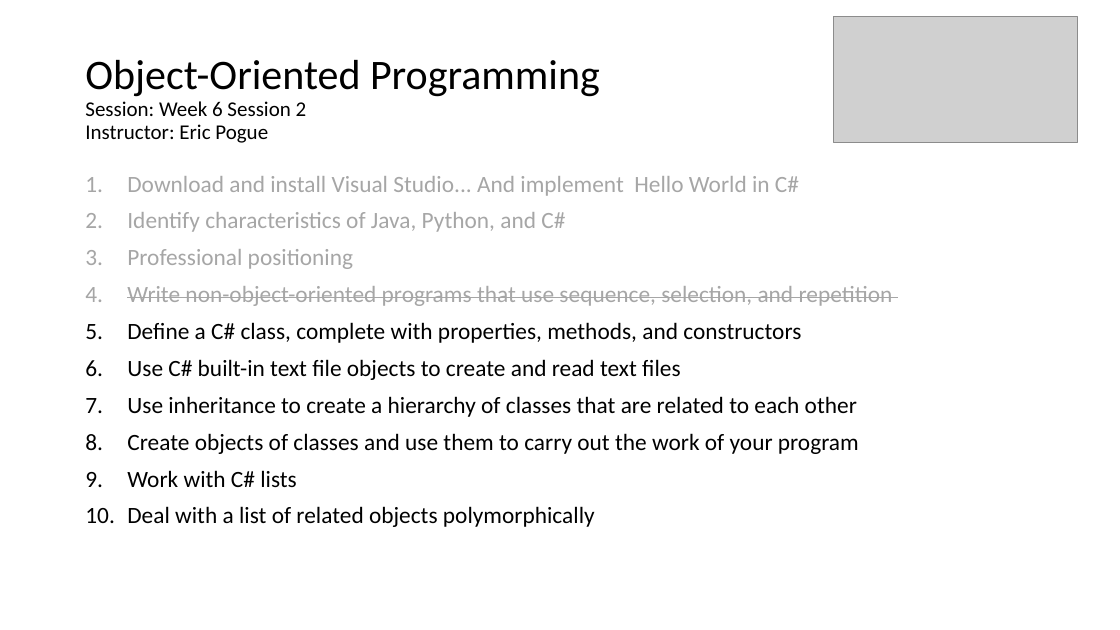
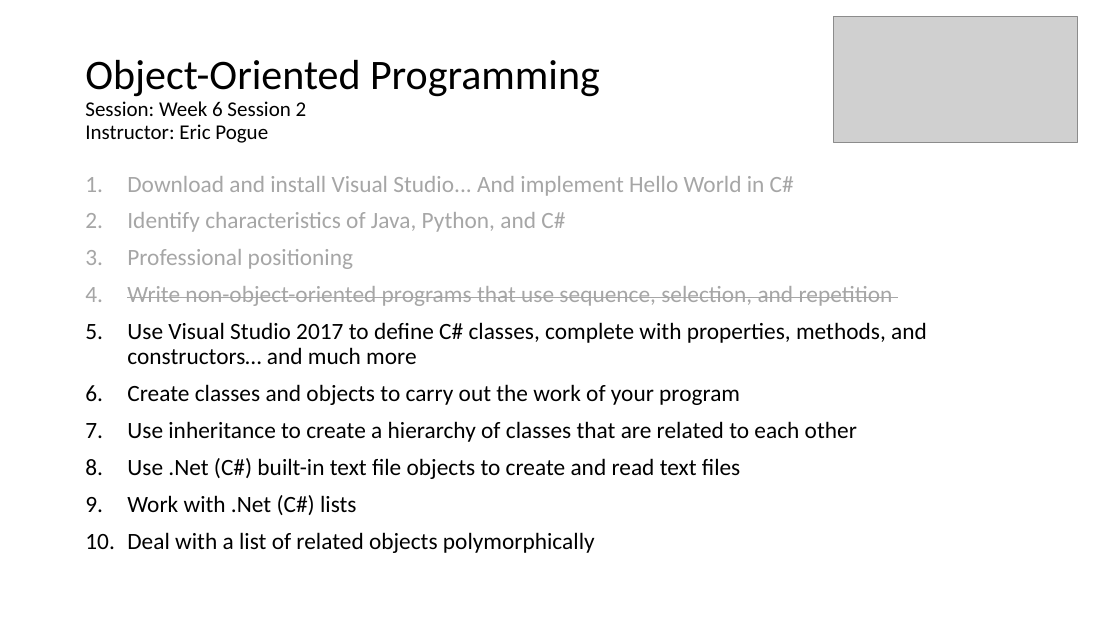
Before and after one commit to EricJPogue/www-epogue-info, a slide deck: slide 13 of CPSC-24500/Week06/2017SpringW06Slides.pptx. Drawn at 1120x630 pixels with LibreOffice and Linux fonts; fonts in the diff are those of the drawing; grey boxes stand for pictures. Boxes give left, top, right and bottom in pixels: in the first picture for what was removed or moved away, otherwise in the second. Text is boxed around its words. In the diff, an @@ line names an element or a change of style, - is before the commit and + after.

```diff
--- a/CPSC-24500/Week06/2017SpringW06Slides.pptx
+++ b/CPSC-24500/Week06/2017SpringW06Slides.pptx
@@ text at <box>127,322,927,405</box>: text changed @@
-5. Define a C# class, complete with properties, methods, and constructors
-6. Use C# built-in text file objects to create and read text files
+5. Use Visual Studio 2017 to define C# classes, complete with properties, methods, and constructors… and much more
+6. Create classes and objects to carry out the work of your program
@@ text at <box>127,458,740,515</box>: text changed @@
-8. Create objects of classes and use them to carry out the work of your program
-9. Work with C# lists
+8. Use .Net (C#) built-in text file objects to create and read text files
+9. Work with .Net (C#) lists
```
Also in this commit, not shown: 3 other slides changed, 8 slides added, 7 slides removed, 2 other files.
